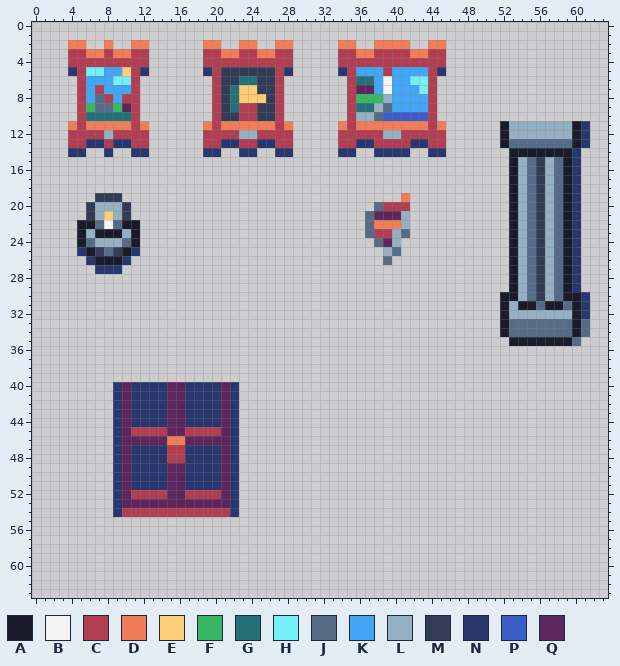
File history of a pixel-art sprite, assets/sprites/tilesets/default/tileset_room_details.png. Above is the file before it was changed.
The file is 64x64 pixels. Colours within 5 levels of each other are drawn and written as one.
Palette (. is transparent): A #1a1c2c  B #f4f4f4  C #b13e53  D #ef7d57  E #ffcd75  F #38b764  G #257179  H #73eff7  J #566c86  K #41a6f6  L #94b0c2  M #333c57  N #29376f  P #3b5dc8  Q #5d275d
Pixels before (only the part around the change), first column x 45:
 0 ...................
 1 ...................
 2 D..................
 3 C..................
 4 C..................
 5 N..................
 6 ...................
 7 ...................
 8 ...................
 9 ...................
10 ...................
11 D......ALLLLLLLAN..
12 C......ALLLLLLLAN..
13 C......AJJJJJJJAN..
14 N.......AAAAAAAN...
15 ........ALJMLJAN...
16 ........ALJMLJAN...
17 ........ALJMLJAN...
18 ........ALJMLJAN...
19 ........ALJMLJAN...
20 ........ALJMLJAN...
21 ........ALJMLJAN...
22 ........ALJMLJAN...
23 ........ALJMLJAN...
24 ........ALJMLJAN...
25 ........ALJMLJAN...
26 ........ALJMLJAN...
27 ........ALJMLJAN...
28 ........ALJMLJAN...
29 ........ALJMLJAN...
30 .......AALJMLJAAN..
31 .......ALAAJAAJAN..
32 .......ALLLLLLLAN..
33 .......AJJJJJJJAJ..
34 .......AJJJJJJJAJ..
35 ........AAAAAAAJ...
36 ...................
37 ...................
38 ...................
39 ...................
40 ...................
41 ...................
42 ...................
43 ...................
44 ...................
New version:
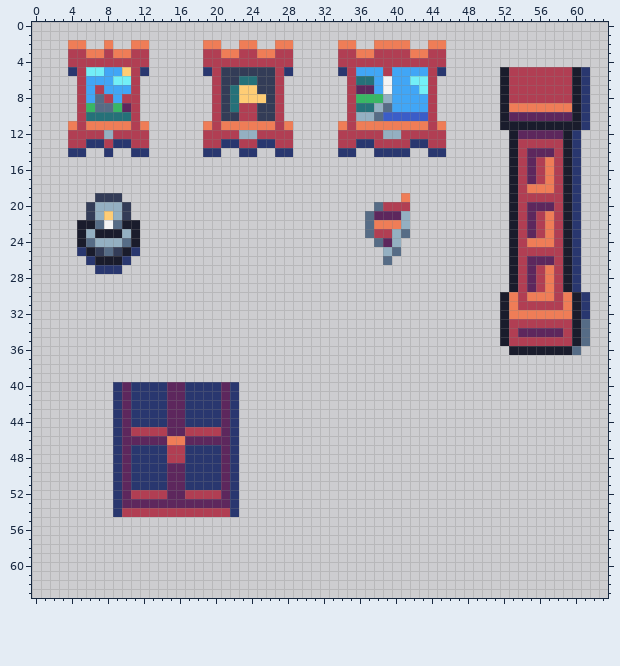
The edit:
Changed rows in their new state; - is an unchanged pixel.
first column x 52:
 5 ACCCCCCCAN
 6 ACCCCCCCAN
 7 ACCCCCCCAN
 8 ACCCCCCCAN
 9 ADDDDDDDAN
10 AQQQQQQQAN
11 -AAAAAAA--
12 .AQQQQQAN.
13 .ACCCCCAN.
14 --CQQQC---
15 --CQCDC---
16 --CQCDC---
17 --CQCDC---
18 --CDDDC---
19 --CCCCC---
20 --CQQQC---
21 --CQCDC---
22 --CQCDC---
23 --CQCDC---
24 --CDDDC---
25 --CCCCC---
26 --CQQQC---
27 --CQCDC---
28 --CQCDC---
29 --CQCDC---
30 -DCDDDCD--
31 -DCCCCCD--
32 -DDDDDDD--
33 -CCCCCCC--
34 -CQQQQQC--
35 ACCCCCCCAJ
36 -AAAAAAAJ-
